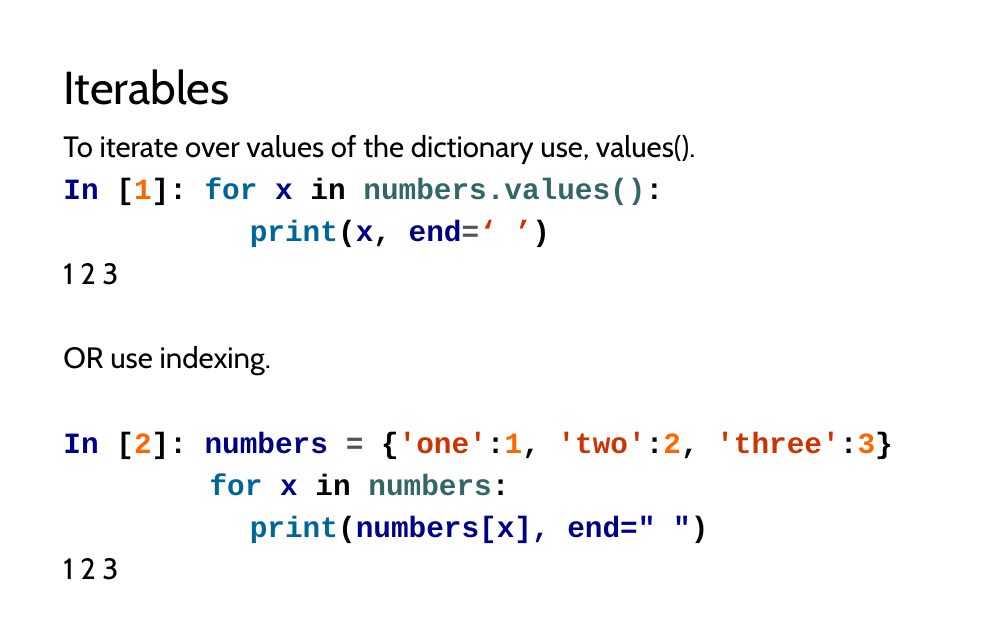
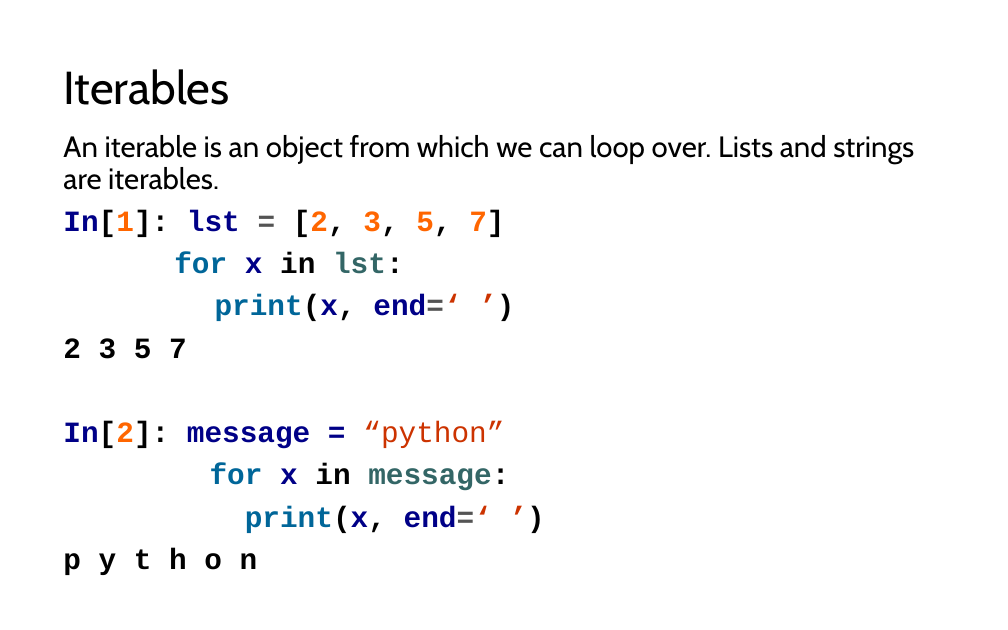
Before and after one commit to LongBaoNguyen/longbaonguyen.github.io, a slide deck: slide 24 of courses/apcsp/lect7.pptx (slide 26 before the commit). Drawn at 1008x630 pixels with LibreOffice and Linux fonts; fonts in the diff are those of the drawing. Boxes give left, top, right and bottom in pixels: in the first picture for what was removed or moved away, otherwise in the second. Text is boxed around its words. In the diff, an @@ line names an element or a change of style, - is before the commit and + after.

```diff
--- a/courses/apcsp/lect7.pptx
+++ b/courses/apcsp/lect7.pptx
@@ text at (63, 135, 914, 274): text changed @@
-To iterate over values of the dictionary use, values().
-In [1]: for x in numbers.values():
+An iterable is an object from which we can loop over. Lists and strings are iterables.
+In[1]: lst = [2, 3, 5, 7]
+for x in lst:
@@ text at (63, 338, 509, 575): text changed @@
-1 2 3
-OR use indexing.
-In [2]: numbers = {'one':1, 'two':2, 'three':3}
-for x in numbers:
-print(numbers[x], end=" ")
-1 2 3
+2 3 5 7
+In[2]: message = “python”
+for x in message:
+print(x, end=‘ ’)
+p y t h o n
```
Also in this commit, not shown: 15 other slides changed, 20 slides added, 14 slides removed, 14 other files.
